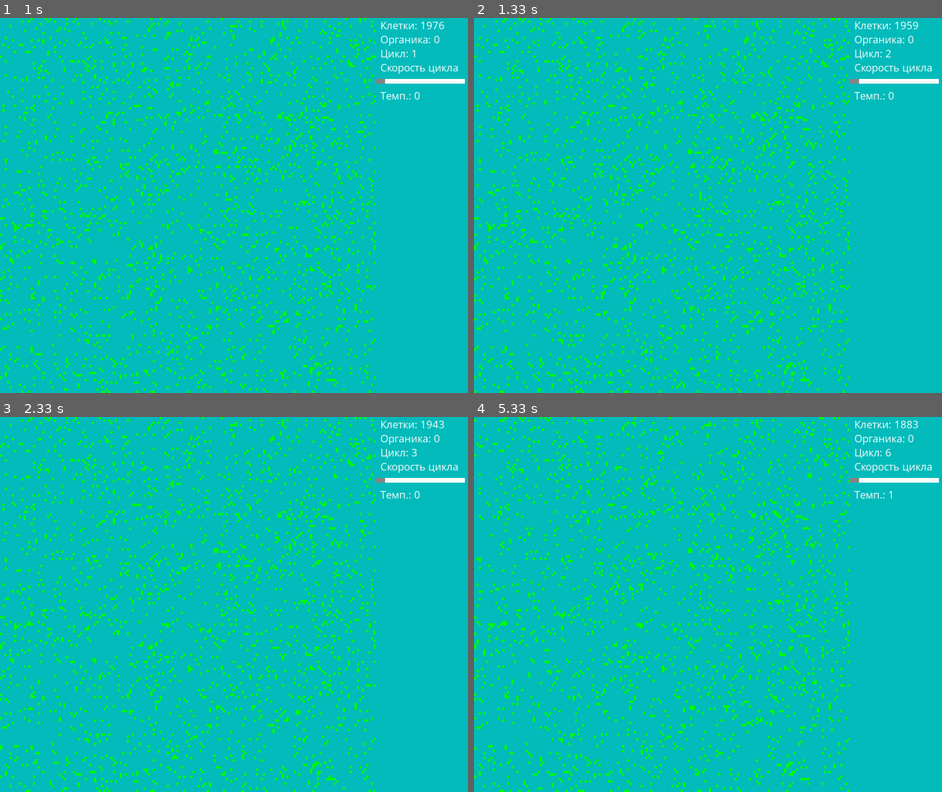
Above: before the commit, frames 1-4 (two rows, left to right).
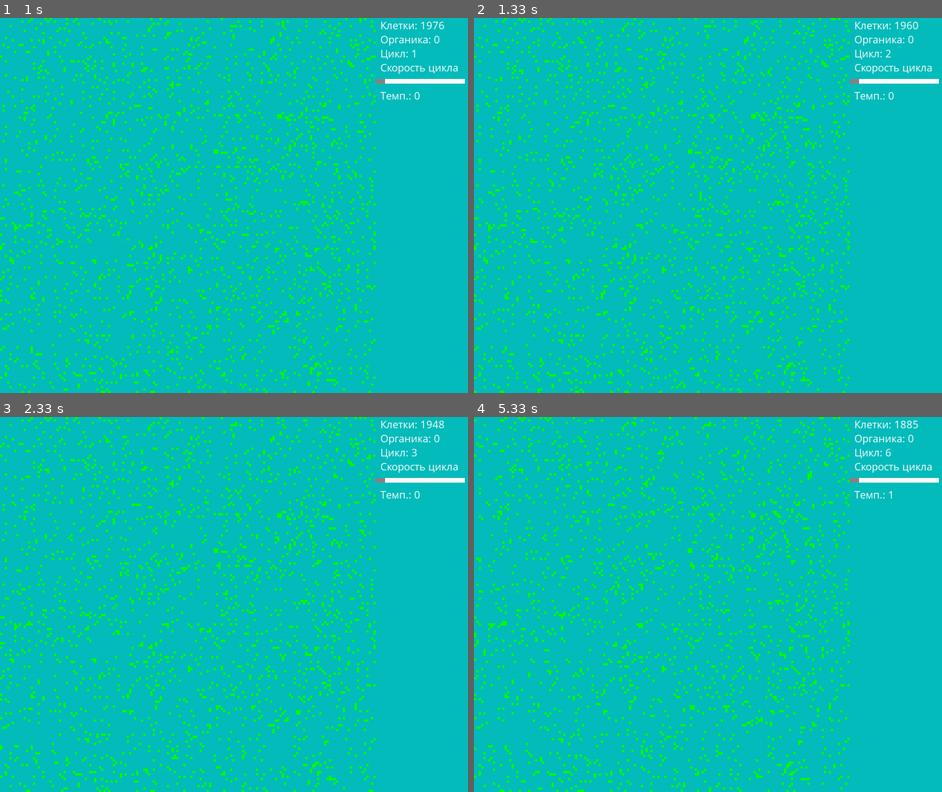
Above: after the commit, the same moments.

Repository: PilotOfAsuka/CellLabPython
Game: pygame game, started from main.py
Same seed, same stepped clock (60 frames per second), same inputs: the game is played once before the commit and once after it.
Inputs (mouse positions are in pixels of both pictures, inside the frame that each line leads up to):
- Up to frame 1 (1 s): no input
- Up to frame 2 (1.33 s): no input
- Up to frame 3 (2.33 s): no input
- Up to frame 4 (5.33 s): press the mouse at (895, 480) at 2.43 s; move the mouse to (787, 600) at 2.53 s; move the mouse to (675, 724) at 2.63 s; release the mouse at (675, 724) at 2.67 s

Frame 1 is identical in both runs. In frame 2, 0.1% of the frame differs, in the area x 7-95%, y 0-93%; in frame 3, 0.2%; in frame 4, 0.8%, in the area x 0-95%, y 0-100%.

Commit message:
0.0.1 genome
Настраивал погоду

Diff:
--- a/func.py
+++ b/func.py
@@ -56,8 +56,9 @@
     temperature = np.clip(base_temperature + food_temperature_effect, -15, 15)
 
     # Положение солнца зависит от цикла, оно движется от левого верхнего до правого нижнего угла
-    sun_x = (cycle % world_size_x)
-    sun_y = (cycle % world_size_y)
+    change_every = 100  # изменять каждые _ циклов
+    sun_x = (cycle // change_every) % world_size_x
+    sun_y = (cycle // change_every) % world_size_y
 
     # Сила освещенности зависит от положения солнца (простое представление)
     illumination = np.clip(100 - (abs(sun_x - world_size_x/2) + abs(sun_y - world_size_y/2)), 0, 100)
--- a/genome.py
+++ b/genome.py
@@ -5,12 +5,15 @@
 import surface
 import numpy as np
 
-temp, illumination, sun_coord = 0,0,(0,0)
+temp, illumination, sun_coord = 0, 0, (0, 0)
 # Класс BotGenome, определяющий поведение и свойства бота
+
+
 class BotGenome:
-    def __init__(self, food = 500, x = 0, y = 0, color=(0, 255, 0), genome=None):
+    def __init__(self, food=500, x=0, y=0, color=(0, 255, 0), genome=None):
         # Инициализация генома с заданным размером
-        self.genome = [random.randint(0, 63) for _ in range(cfg.gen_size)] if genome is None else genome
+        self.genome = [random.randint(0, 63) for _ in range(
+            cfg.gen_size)] if genome is None else genome
         self.ptr = 0  # УТК (указатель текущей команды)
         self.food = food
         self.position = x, y
@@ -20,26 +23,29 @@
     # функция выполнения генома
     def execute_genome(self):
         # Проверка на смерть бота, если его пищи нет
-        if self.food < 0: # Условие смерти клетки при отрецательной энергии
+        if self.food < 0:  # Условие смерти клетки при отрецательной энергии
             x, y = self.position
             surface.world_grid[y][x] = None  # Удаление бота из сетки
-        if self.food >= 1000: # Условие для деления клетки
+        if self.food >= 1000:  # Условие для деления клетки
             self.reproduce()
 
-        self.food -= func.normalize_value(temp,-15,15, 20,10) # За то что клетка думает она теряет энергию
-        command = self.genome[self.ptr] # УТК
-        self.execute_command(command) # Выполнение команды генома (УТК)
-
+        # За то что клетка думает она теряет энергию
+        self.food -= func.normalize_value(temp, -15, 15, 20, 10)
+        command = self.genome[self.ptr]  # УТК
+        self.execute_command(command)  # Выполнение команды генома (УТК)
 
         # функция выполнений команд
+
     def execute_command(self, command):
         # Выполнение команды в зависимости от числа
-        if command in range(10,20):
+        if command in range(10, 20):
             self.photosynthesis()
-        elif command in range(21,25):
+        elif command in range(21, 25):
             self.move()
-        elif command == range(1,9):
+        elif command == range(1, 9):
             self.how_many_food()
+        elif command in range(26, 30):
+            self.is_this_temp()
         else:
             # Если у числа нет команды то происходит безусловный переход
             self.move_ptr_to()
@@ -47,27 +53,38 @@
 
     # Функция фотосинтеза
     def photosynthesis(self):
-        self.food += func.normalize_value(self.food_consumption(),0, 100, 20, 70) + func.normalize_value(temp, -15,15,-10,20)# Логика получения энергии при фотосинтезе
-        self.food = min(self.food, self.MAX_ENERGY)  # Ограничиваем максимальное количество энергии
-        self.move_ptr()# Переход УТК
+        illumination, sun_dist = self.food_consumption()
+        print(sun_dist)
+        # Логика получения энергии при фотосинтезе
+        self.food += func.normalize_value(sun_dist, 250, 0, 1, 50)
+        # Ограничиваем максимальное количество энергии
+        self.food = min(self.food, self.MAX_ENERGY)
+        self.move_ptr()  # Переход УТК
 
     # Функция команды "Сколько у меня еды?"
     def how_many_food(self):
-        food_index = (self.ptr + 1) % len(self.genome) # Получаем смещение
+        food_index = (self.ptr + 1) % len(self.genome)  # Получаем смещение
         next_ptr_index = (self.ptr + 2) % len(self.genome)
-        next_next_ptr_index = (self.ptr + 3) % len(self.genome)
-        food_genome = self.genome[food_index] * 15 # Получаем условие перехода
+        next_next_ptr_index = (
+            self.ptr + 3 + func.normalize_value(temp, -15, 15, 3, 6)) % len(self.genome)
+        food_genome = self.genome[food_index] * 15  # Получаем условие перехода
 
         if self.food >= food_genome:
-            self.ptr = (self.ptr + self.genome[next_ptr_index]) % len(self.genome)# Если условие перехода меньше количеста собственной энергии
+            # Если условие перехода меньше количеста собственной энергии
+            self.ptr = (
+                self.ptr + self.genome[next_ptr_index]) % len(self.genome)
         else:
-            self.ptr = (self.ptr + self.genome[next_next_ptr_index]) % len(self.genome)# Если условие перехода больше количеста собственной энергии
+            # Если условие перехода больше количеста собственной энергии
+            self.ptr = (
+                self.ptr + self.genome[next_next_ptr_index]) % len(self.genome)
 
     # функция движения клетки и проверки на столкновение
     def move(self):
         # Модификация для движения бота
-        move_dir_index = (self.ptr + 1) % len(self.genome) # Индекс смещения
-        move_dir = self.genome[move_dir_index] % len(cfg.move_directions) # Выбираем направление на основе смещения
+        _, sun_dist = self.food_consumption()
+        move_dir_index = (self.ptr + 1) % len(self.genome)  # Индекс смещения
+        # Выбираем направление на основе смещения
+        move_dir = self.genome[move_dir_index] % len(cfg.move_directions)
         dx, dy = cfg.move_directions[move_dir]  # Получаем Направление
 
         # Обновление позиции бота
@@ -75,7 +92,7 @@
         new_x = (x + dx) % cfg.GRID_SIZE_W
         new_y = y + dy if -1 < y + dy < cfg.GRID_SIZE_H else y
 
-            # Проверка, свободна ли новая позиция
+        # Проверка, свободна ли новая позиция
         if surface.world_grid[new_y][new_x] is None:
             # Освобождаем текущую позицию
             surface.world_grid[y][x] = None
@@ -83,9 +100,11 @@
             surface.world_grid[new_y][new_x] = self
             self.position = new_x, new_y
             # Уменьшение количества еды бота за движение
-            self.food -= func.normalize_value(temp,-15,15, 50,0)# Логика расхода энергии
+            # Логика расхода энергии
+            self.food -= func.normalize_value(temp, -15, 15, 50, 0)
 
-        elif isinstance(surface.world_grid[new_y][new_x], objs.Food):# Если куда хочет шагнуть клетка есть еда
+        # Если куда хочет шагнуть клетка есть еда
+        elif isinstance(surface.world_grid[new_y][new_x], objs.Food):
             # Освобождаем текущую позицию
             surface.world_grid[y][x] = None
             # Освобождаем позицию клетки с едой
@@ -93,13 +112,15 @@
             # Перемещаем бота на новую позицию
             surface.world_grid[new_y][new_x] = self
             self.position = (new_x, new_y)
-            self.food += 1 # Логика расхода энергии
-            dir_index = (self.ptr + 3) % len(self.genome)
+            self.food += 1  # Логика расхода энергии
+            dir_index = (
+                self.ptr + 3 + int(func.normalize_value(self.food, 0, 1000, 1, 10))) % len(self.genome)
             self.ptr = (self.ptr + self.genome[dir_index]) % len(self.genome)
 
-        elif isinstance(surface.world_grid[new_y][new_x], BotGenome):# Если куда хочет шагнуть клетка есть такая же клетка
-                dir_index = (self.ptr + 2) % len(self.genome)
-                self.ptr = (self.ptr + self.genome[dir_index]) % len(self.genome)
+        # Если куда хочет шагнуть клетка есть такая же клетка
+        elif isinstance(surface.world_grid[new_y][new_x], BotGenome):
+            dir_index = (self.ptr + 2) % len(self.genome)
+            self.ptr = (self.ptr + self.genome[dir_index]) % len(self.genome)
 
     # функция перемещения УТК
     def move_ptr_to(self):
@@ -114,13 +135,16 @@
     # функция деления
     def reproduce(self):
         # Получаем список свободных позиций вокруг бота
-        free_positions = func.get_free_adjacent_positions(self.position, surface.world_grid)
+        free_positions = func.get_free_adjacent_positions(
+            self.position, surface.world_grid)
 
         if not free_positions:
             x, y = self.position
-            surface.world_grid[y][x] = None# Удаление бота из сетки если Нет свободных позиций для размножения
-            if random.random() < 0.2:
-                surface.world_grid[y][x] = objs.Food(self, x=x,y=y,food=100) # С шансом 20 процентов после смерти бота появляется органика (Если нету места для размножения)
+            # Удаление бота из сетки если Нет свободных позиций для размножения
+            surface.world_grid[y][x] = None
+            if random.random() < 0.1:
+                # С шансом 10 процентов после смерти бота появляется органика (Если нету места для размножения)
+                surface.world_grid[y][x] = objs.Food(self, x=x, y=y, food=100)
             return
 
         # Выбираем случайную свободную позицию для нового бота
@@ -133,10 +157,12 @@
         func.mutate_genome(new_genome)
 
         # Создаем нового бота с мутированным геномом
-        new_color = (self.color[0], max(self.color[1] - 1, 90), 0)# Смещаем цвета
-        new_bot = BotGenome(food=self.food // 2, x=x, y=y, color=new_color, genome=new_genome)# Создание нового бота
-        surface.world_grid[y][x] = new_bot # Помещаем ннового бота в мир
-        self.food //= 2 # Разделяем энергию между родительской и дочерней клетки
+        new_color = (self.color[0], max(
+            self.color[1] - 1, 90), 0)  # Смещаем цвета
+        new_bot = BotGenome(food=self.food // 2, x=x, y=y,
+                            color=new_color, genome=new_genome)  # Создание нового бота
+        surface.world_grid[y][x] = new_bot  # Помещаем ннового бота в мир
+        self.food //= 2  # Разделяем энергию между родительской и дочерней клетки
 
         # функция потребления еды взависимости от растояния и силы освещенности
     def food_consumption(self):
@@ -144,6 +170,12 @@
         x_sun, y_sun = sun_coord
         # Вычисление расстояния между объектом и солнцем
         distance = np.sqrt((x_obj - x_sun)**2 + (y_obj - y_sun)**2)
-        food_consumption = np.clip((illumination / 2) + (100 / (distance + 1)), 0, 200)
+        food_consumption = np.clip(
+            (illumination / 2) + (100 / (distance + 1)), 0, 100)
 
-        return int(food_consumption)
+        return int(food_consumption), int(distance)
+
+    def is_this_temp(self):
+        temp_index = (
+            self.ptr + int(func.normalize_value(temp, -15, 15, 1, 100))) % len(self.genome)
+        self.ptr = (self.ptr + self.genome[temp_index]) % len(self.genome)
